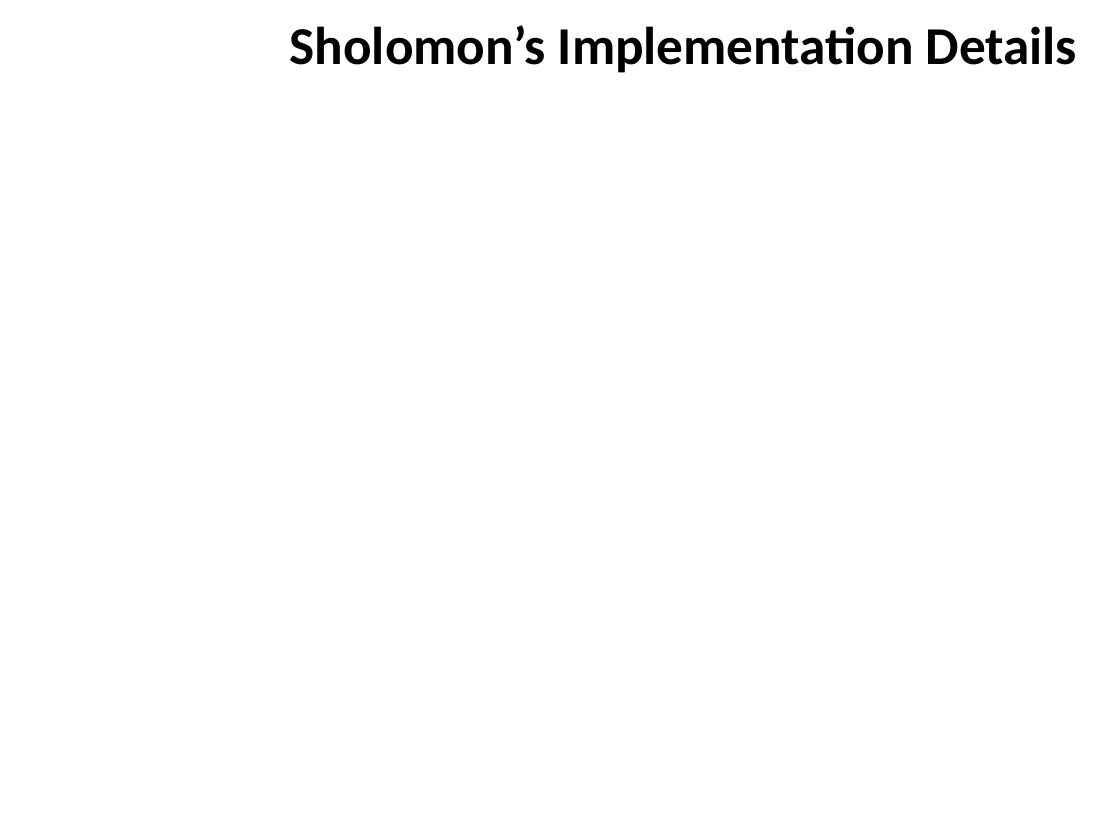
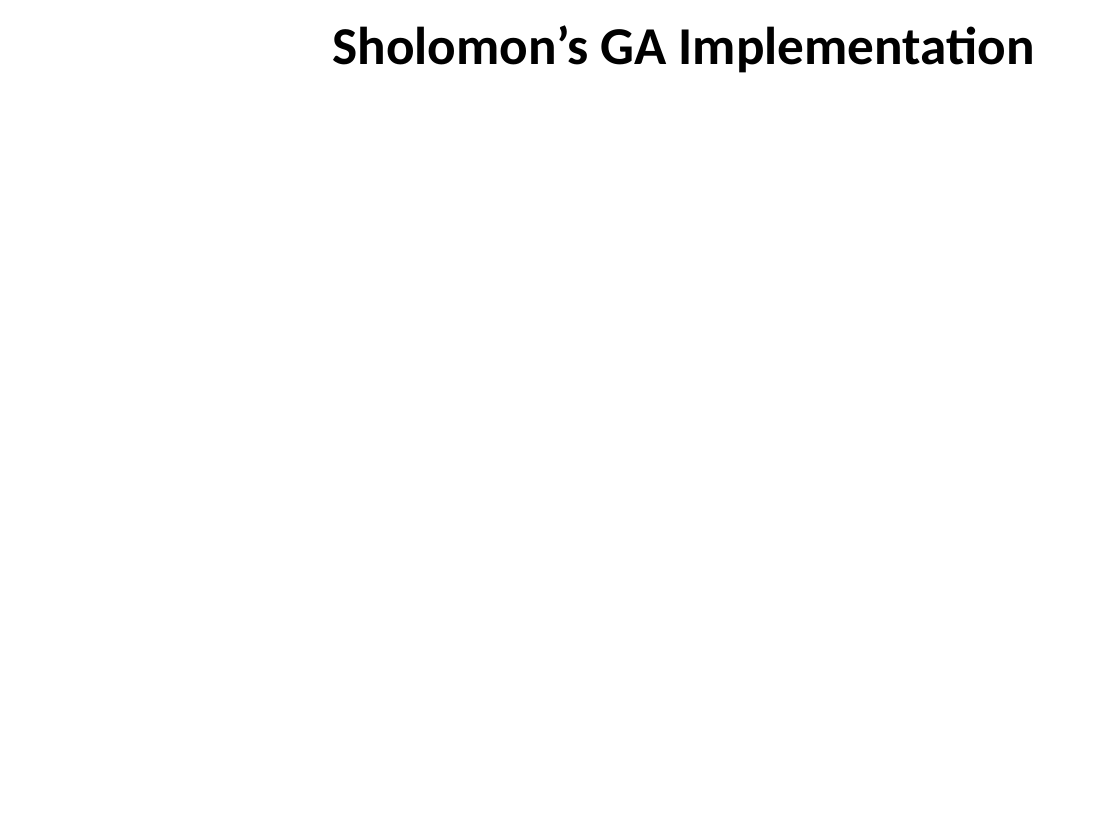
Before and after one commit to ZaydH/sjsu_thesis, a slide deck: slide 33 of Papers/Zayd_Hammoudeh_-_Square_Jigsaw_Puzzle_Problem_Literature_Review.pptx (slide 31 before the commit). Drawn at 1120x840 pixels with LibreOffice and Linux fonts; fonts in the diff are those of the drawing; grey boxes stand for pictures; background and template pictures are left out. Boxes give left, top, right and bottom in pixels: in the first picture for what was removed or moved away, otherwise in the second. Text is boxed around its words. In the diff, an @@ line names an element or a change of style, - is before the commit and + after.

```diff
--- a/Papers/Zayd_Hammoudeh_-_Square_Jigsaw_Puzzle_Problem_Literature_Review.pptx
+++ b/Papers/Zayd_Hammoudeh_-_Square_Jigsaw_Puzzle_Problem_Literature_Review.pptx
@@ title at [332,25,1035,73]: text changed @@
-Sholomon’s Implementation Details
+Sholomon’s GA Implementation
```
Also in this commit, not shown: 8 other slides changed, 6 slides added, 1 slide removed, 2 other files.
